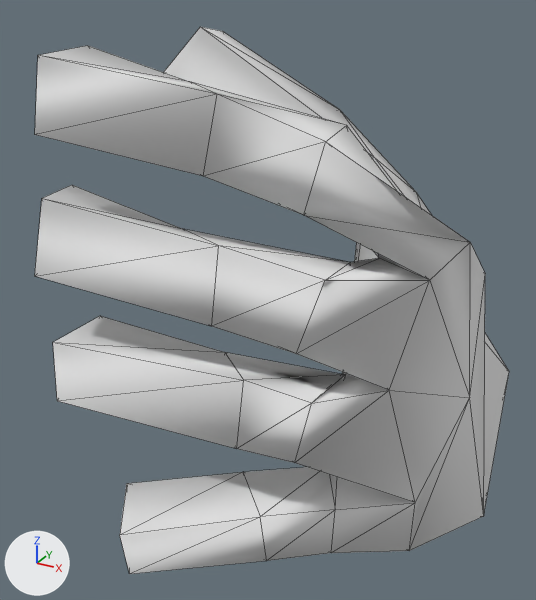
Before and after pictures for a commit that changed the OBJ model src/main/resources/Assets/ClarinetLeftHand5.obj.
Camera for both pictures: a 50 mm lens placed at (3.36, -4.51, -7.15), pointed at (0.44, 0.79, -9.8). The axes (+X, +Y, +Z) are drawn at lower left. The lights are the same throughout. Mesh edges are drawn as thin lines. Where no turn or scale is listed for an object, it has been applied to the vertices.

The first picture shows 'ClarinetLeftHand5_RecorderHandLeft0.009'.
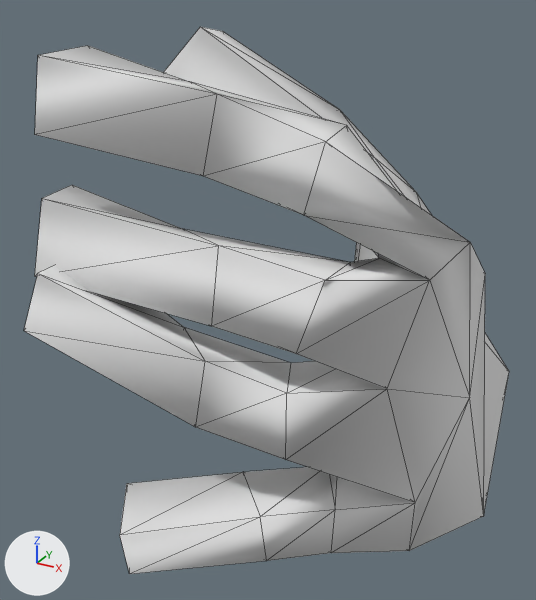
What differs and where, as boxes (x1, y1, x2, y2) in the pictures (536 x 600 px; the box of a moved part takes in the faces that stretch with it):
```json
{"object": "ClarinetLeftHand5_RecorderHandLeft0.009", "change": "reshaped", "before": [35, 27, 509, 574], "after": [24, 27, 509, 574]}
{"part": 1, "of": "me_clarinetlefthand5_recorderhandleft0_009", "change": "moved or reshaped", "before": [53, 280, 470, 503], "after": [24, 265, 470, 503]}
```

The change, as JSON lines over the scene's bpy script:
```json
{"block": "me_clarinetlefthand5_recorderhandleft0_009", "where": "me_clarinetlefthand5_recorderhandleft0_009.from_pydata(...)  # 89 vertices, 174 faces; spans x -0.61..2.39, y -1.45..3.41, z -12.32..-7.51"}
{"block": "me_clarinetlefthand5_recorderhandleft0_009", "where": "# used by ob_clarinetlefthand5_recorderhandleft0_009; location = (0.0, 0.0, 0.0)"}
{"block": "me_clarinetlefthand5_recorderhandleft0_009", "change": "me_clarinetlefthand5_recorderhandleft0_009 part 1"}
{"op": "set", "path": "me_clarinetlefthand5_recorderhandleft0_009.vertices[15].co", "old": "(-0.36, -0.5, -9.61)", "new": "(-0.29, -0.65, -9.0)", "note": "pixel (100, 315) -> not seen"}
{"op": "set", "path": "me_clarinetlefthand5_recorderhandleft0_009.vertices[16].co", "old": "(-0.43, -0.46, -10.12)", "new": "(-0.5, -0.64, -9.46)"}
{"op": "set", "path": "me_clarinetlefthand5_recorderhandleft0_009.vertices[17].co", "old": "(-0.42, -0.99, -10.14)", "new": "(-0.47, -1.17, -9.48)", "note": "pixel (57, 400) -> pixel (23, 330)"}
{"op": "set", "path": "me_clarinetlefthand5_recorderhandleft0_009.vertices[18].co", "old": "(-0.35, -1.03, -9.61)", "new": "(-0.24, -1.18, -8.99)", "note": "pixel (52, 342) -> pixel (37, 273)"}
{"op": "set", "path": "me_clarinetlefthand5_recorderhandleft0_009.vertices[31].co", "old": "(1.57, -0.09, -9.82)", "new": "(1.13, -0.11, -9.83)", "note": "pixel (345, 374) -> pixel (290, 362)"}
{"op": "set", "path": "me_clarinetlefthand5_recorderhandleft0_009.vertices[32].co", "old": "(1.45, -0.09, -10.32)", "new": "(1.13, -0.12, -10.34)"}
{"op": "set", "path": "me_clarinetlefthand5_recorderhandleft0_009.vertices[34].co", "old": "(1.43, -0.62, -10.31)", "new": "(1.35, -0.61, -10.31)", "note": "pixel (294, 462) -> pixel (285, 459)"}
{"op": "set", "path": "me_clarinetlefthand5_recorderhandleft0_009.vertices[35].co", "old": "(1.55, -0.62, -9.78)", "new": "(1.35, -0.6, -9.77)", "note": "pixel (311, 403) -> pixel (286, 393)"}
{"op": "set", "path": "me_clarinetlefthand5_recorderhandleft0_009.vertices[36].co", "old": "(1.86, 0.04, -9.93)", "new": "(1.85, 0.02, -9.92)", "note": "pixel (389, 390) -> pixel (387, 388)"}
{"op": "set", "path": "me_clarinetlefthand5_recorderhandleft0_009.vertices[53].co", "old": "(0.71, -0.37, -9.72)", "new": "(0.49, -0.56, -9.49)", "note": "pixel (224, 352) -> pixel (183, 327)"}
{"op": "set", "path": "me_clarinetlefthand5_recorderhandleft0_009.vertices[54].co", "old": "(0.68, -0.42, -10.23)", "new": "(0.41, -0.58, -9.99)"}
{"op": "set", "path": "me_clarinetlefthand5_recorderhandleft0_009.vertices[55].co", "old": "(1.06, -0.79, -10.21)", "new": "(0.81, -0.92, -10.03)", "note": "pixel (236, 448) -> pixel (195, 427)"}
{"op": "set", "path": "me_clarinetlefthand5_recorderhandleft0_009.vertices[56].co", "old": "(1.09, -0.74, -9.67)", "new": "(0.9, -0.9, -9.5)", "note": "pixel (243, 380) -> pixel (205, 361)"}
```
